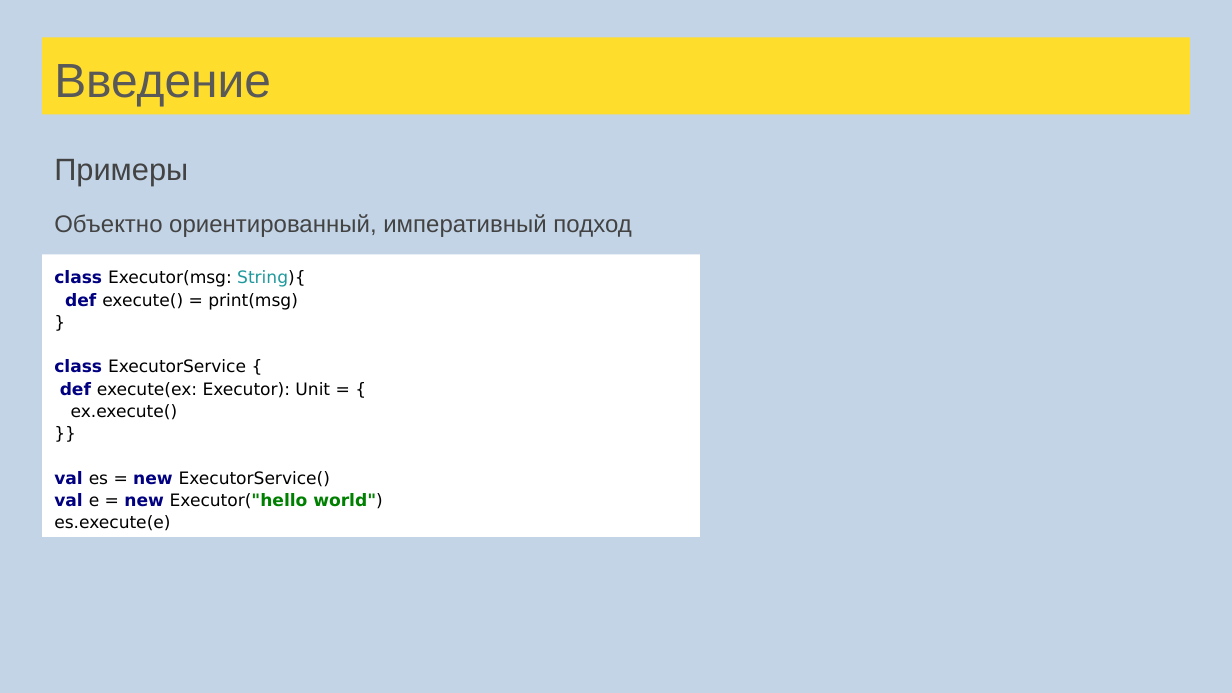
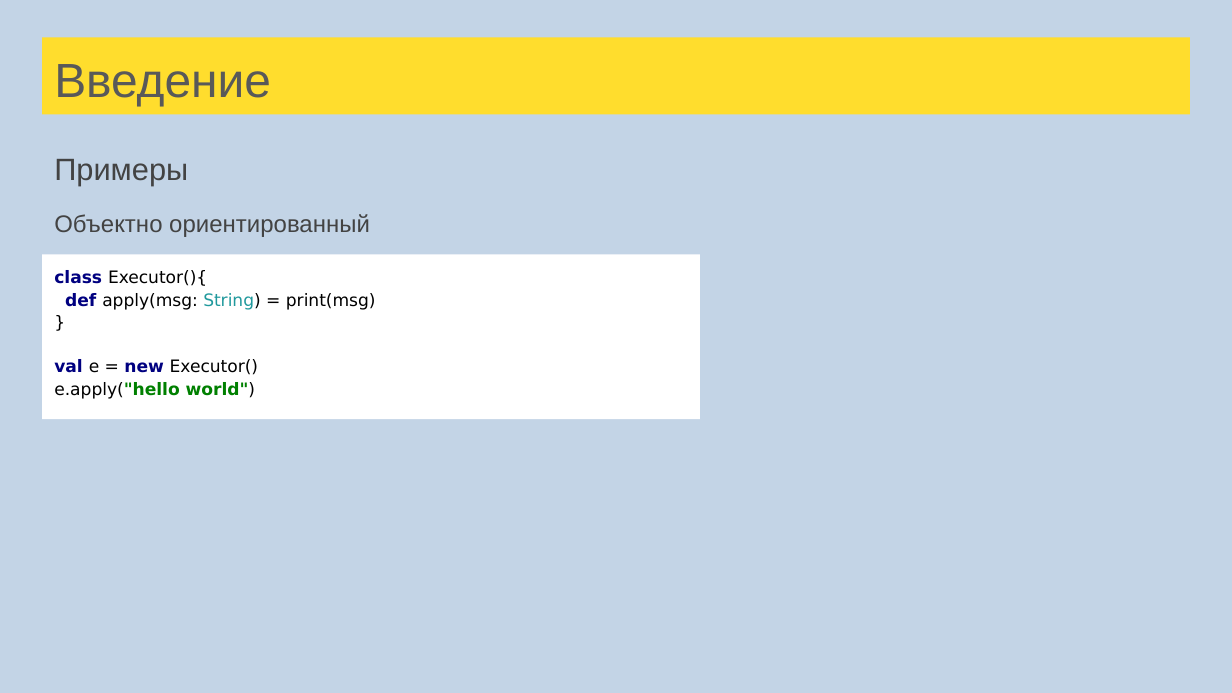
Before and after one commit to sergeypopov83/scala-school, a slide deck: slide 7 of src/main/resources/Лекции Scala для FinTech.pptx (slide 8 before the commit). Drawn at 1232x693 pixels with LibreOffice and Linux fonts; fonts in the diff are those of the drawing. Boxes give left, top, right and bottom in pixels: in the first picture for what was removed or moved away, otherwise in the second. Text is boxed around its words. In the diff, an @@ line names an element or a change of style, - is before the commit and + after.

```diff
--- a/src/main/resources/Лекции Scala для FinTech.pptx
+++ b/src/main/resources/Лекции Scala для FinTech.pptx
@@ text at <box>54,214,370,237</box>: text changed @@
-Объектно ориентированный, императивный подход
+Объектно ориентированный
@@ text "class Executor(){": place and size @@
-text "class Executor(){" at <box>42,255,700,537</box>
+text "class Executor(){" at <box>42,255,700,420</box>
@@ text at <box>54,270,376,310</box>: text changed @@
-class Executor(msg: String){
-def execute() = print(msg)
+class Executor(){
+def apply(msg: String) = print(msg)
@@ text at <box>54,359,258,399</box>: text changed @@
-class ExecutorService {
-def execute(ex: Executor): Unit = {
-ex.execute()
-}}
-val es = new ExecutorService()
-val e = new Executor("hello world")
-es.execute(e)
+val e = new Executor()
+e.apply("hello world")
```
Also in this commit, not shown: 121 other slides changed, 5 slides added, 5 slides removed, 58 other files.
